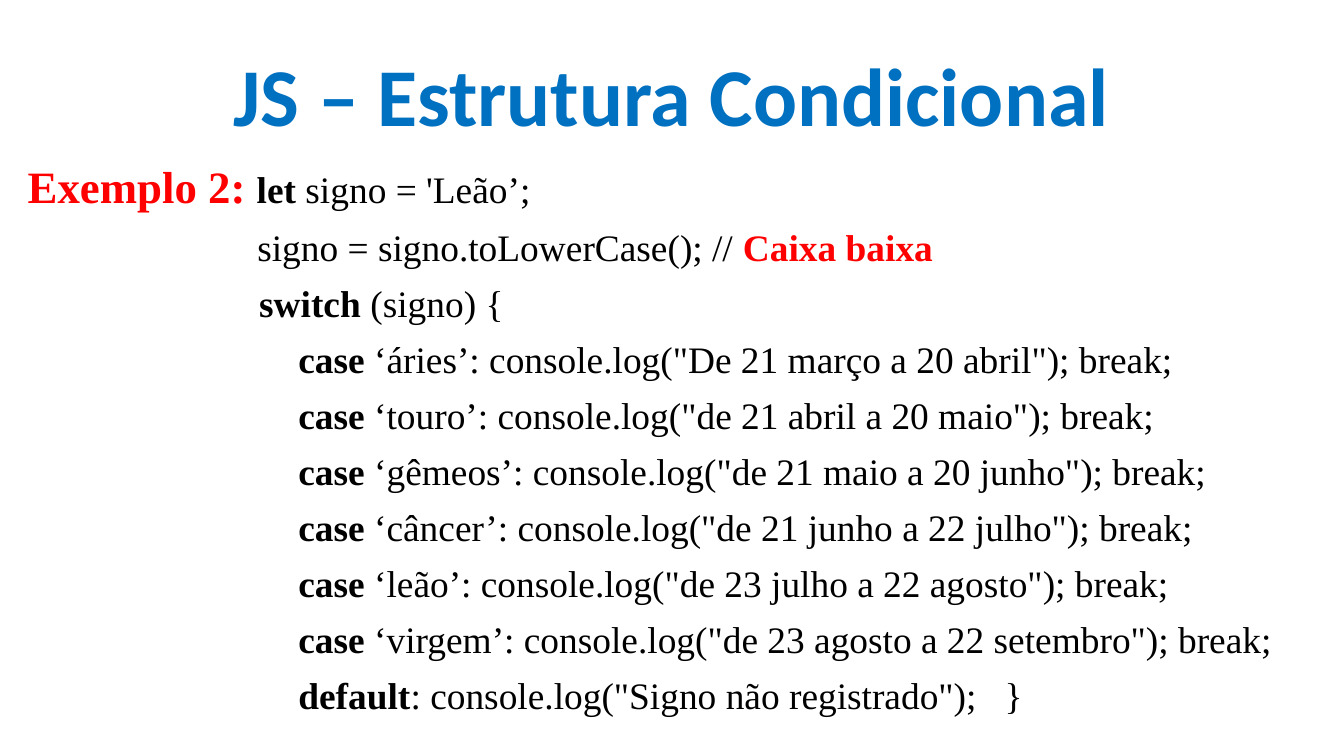
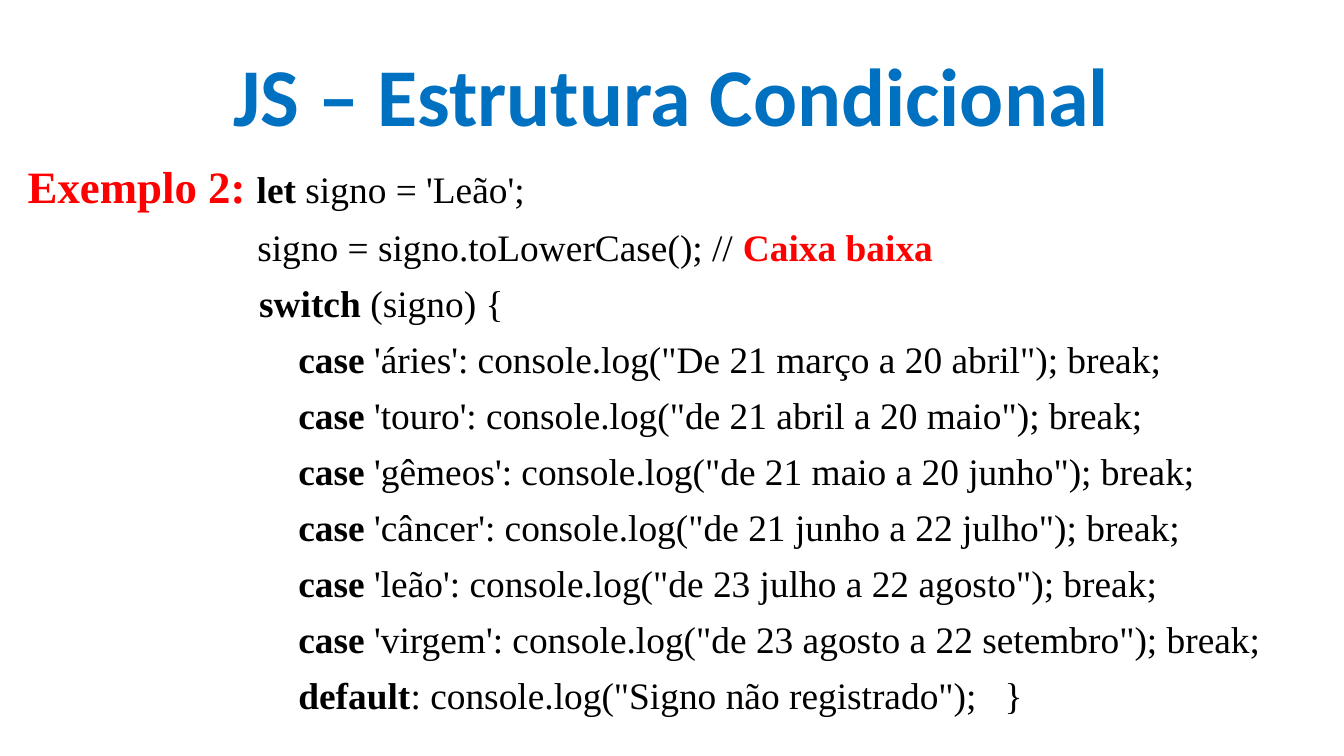
Before and after one commit to CloudEducationBrazil/WydenDesenvolvimentoWebPHP, a slide deck: slide 20 of 01 Classes/Aula 09 Desenvolvimento Web PHP - JS.pptx. Drawn at 1344x756 pixels with LibreOffice and Linux fonts; fonts in the diff are those of the drawing; background and template pictures are left out. Boxes give left, top, right and bottom in pixels: in the first picture for what was removed or moved away, otherwise in the second. Text is boxed around its words. In the diff, an @@ line names an element or a change of style, - is before the commit and + after.

```diff
--- a/01 Classes/Aula 09 Desenvolvimento Web PHP - JS.pptx
+++ b/01 Classes/Aula 09 Desenvolvimento Web PHP - JS.pptx
@@ text at (28, 172, 524, 213): text changed @@
-Exemplo 2: let signo = 'Leão’;
+Exemplo 2: let signo = 'Leão';
@@ text at (298, 347, 1260, 660): text changed @@
-      case ‘áries’: console.log("De 21 março a 20 abril"); break;
-      case ‘touro’: console.log("de 21 abril a 20 maio"); break;
-      case ‘gêmeos’: console.log("de 21 maio a 20 junho"); break;
-      case ‘câncer’: console.log("de 21 junho a 22 julho"); break;
-      case ‘leão’: console.log("de 23 julho a 22 agosto"); break;
-      case ‘virgem’: console.log("de 23 agosto a 22 setembro"); break;
+      case 'áries': console.log("De 21 março a 20 abril"); break;
+      case 'touro': console.log("de 21 abril a 20 maio"); break;
+      case 'gêmeos': console.log("de 21 maio a 20 junho"); break;
+      case 'câncer': console.log("de 21 junho a 22 julho"); break;
+      case 'leão': console.log("de 23 julho a 22 agosto"); break;
+      case 'virgem': console.log("de 23 agosto a 22 setembro"); break;
```
Also in this commit, not shown: 16 other slides changed, 4 other files.
